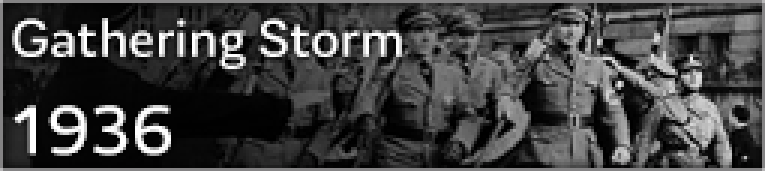
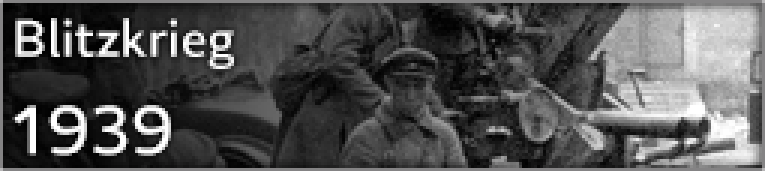
Layers edited between the first and the second w=765, h=171 image:
renamed "Gathering Storm" to "Blitzkrieg", painted on it over [12, 18, 402, 69]
renamed "1936" to "1939", painted on it over [12, 105, 171, 156]
added layer "Layer 5" in group "Group" over [3, 3, 762, 168]
added layer "Layer 4" in group "Group" over [3, 3, 762, 168]
added layer "Layer 3" in group "Group" over [3, 3, 762, 168]
added layer "Layer 2" in group "Group" over [3, 3, 762, 168]
added layer "Layer 1" in group "Group" over [3, 3, 762, 168]
